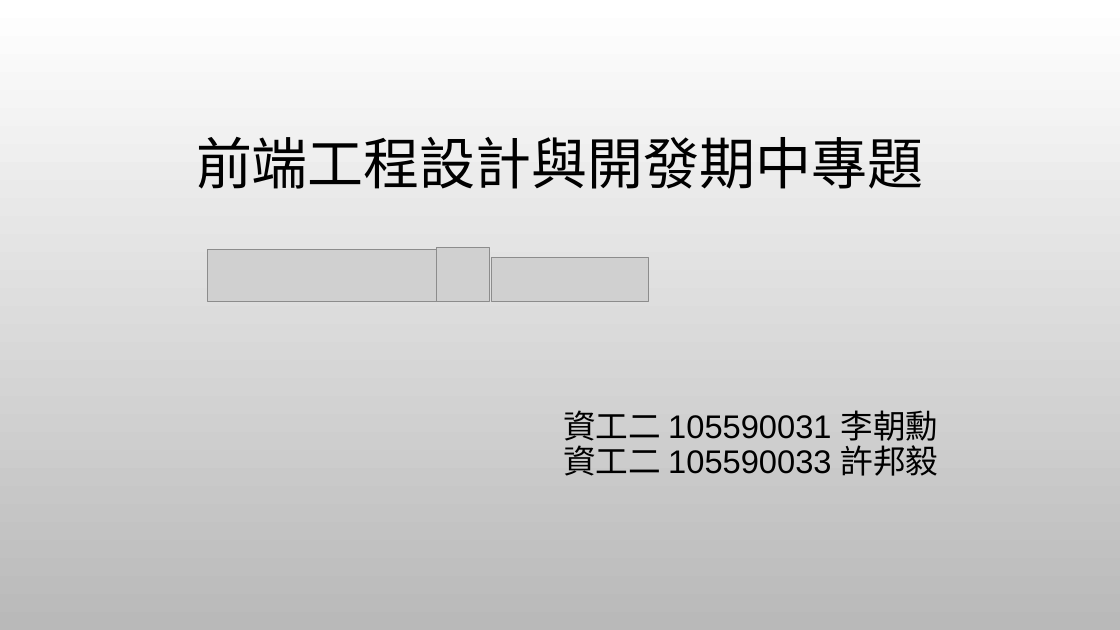
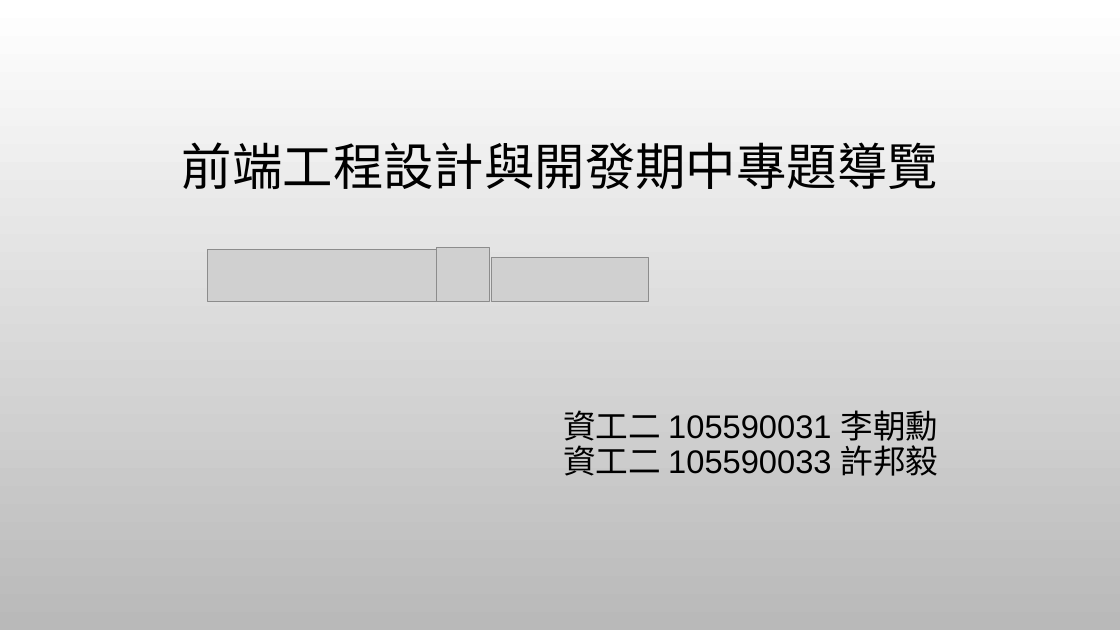
Before and after one commit to 105590031/F2E-middle, a slide deck: slide 1 of 前端網頁導覽版面設計.pptx. Drawn at 1120x630 pixels with LibreOffice and Linux fonts; fonts in the diff are those of the drawing; grey boxes stand for pictures; background and template pictures are left out. Boxes give left, top, right and bottom in pixels: in the first picture for what was removed or moved away, otherwise in the second. Text is boxed around its words. In the diff, an @@ line names an element or a change of style, - is before the commit and + after.

Commit message:
導覽2更 wireframe2更

```diff
--- a/前端網頁導覽版面設計.pptx
+++ b/前端網頁導覽版面設計.pptx
@@ title at (182,142,938,189): text changed; size 48 to 43.2 pt @@
-前端工程設計與開發期中專題
+前端工程設計與開發期中專題導覽
```
Also in this commit, not shown: 8 slides added, 13 other files.
